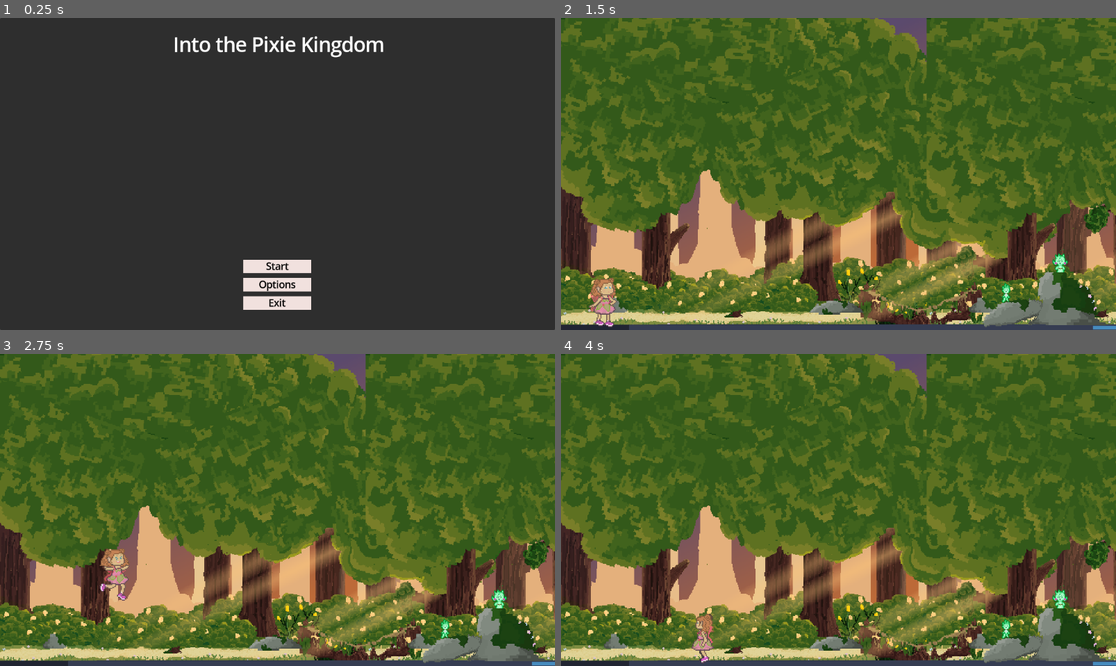
Above: before the commit, frames 1-4 (two rows, left to right).
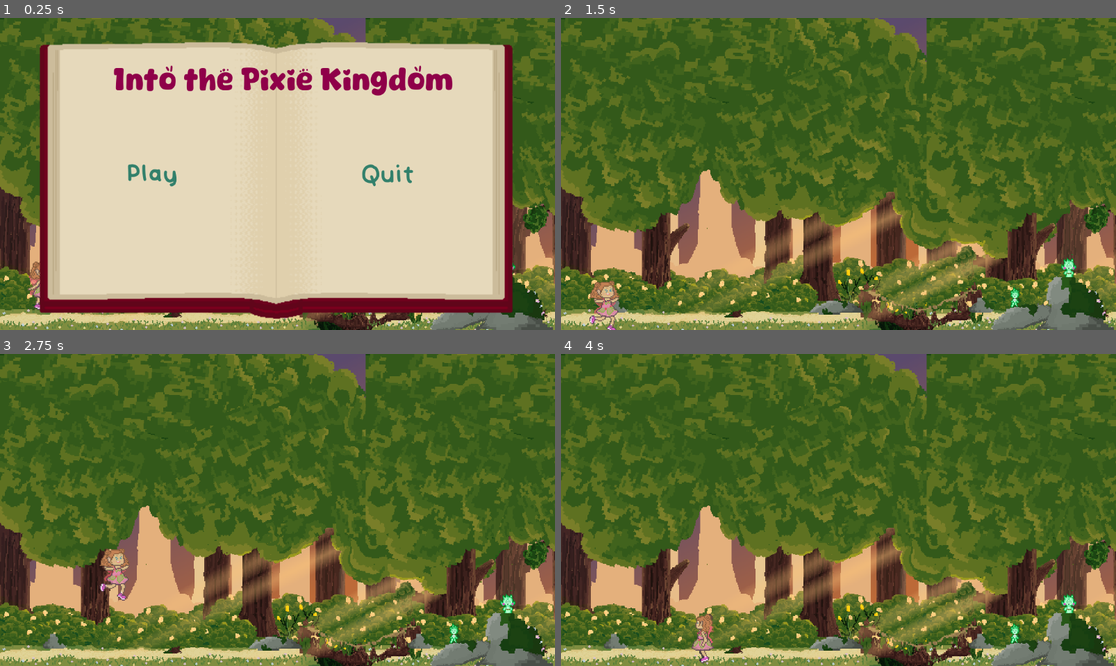
Above: after the commit, the same moments.

Repository: AlexReidNZ/Into-The-Pixie-Kingdom
Game: Godot game, scene res://Scenes/Levels/level_1.tscn
The game is run twice, just before and just after one commit, with the same random seed, the same clock (stepped at 60 frames per second) and the same inputs. Before the commit the project starts from res://Scenes/menu.tscn. The engine's default icon, where the game draws it, is replaced by a stand-in: a white triangle on a blue panel in a dark square.
Inputs (mouse positions are in pixels of both pictures, inside the frame that each line leads up to):
- Up to frame 1 (0.25 s): no input
- Up to frame 2 (1.5 s): click (838, 267) at 0.5 s, where only the run before the commit has a clickable "Start"; click (710, 177) at 1.25 s, where only the run after the commit has a clickable "Play"
- Up to frame 3 (2.75 s): tap Enter (ui_accept) at 2 s; move the mouse to (399, 494) at 2.02 s; hold Right (move_right) from 2.03 s (still down); hold Shift (run) from 2.03 s (still down); tap Space (jump) at 2.27 s
- Up to frame 4 (4 s): move the mouse to (727, 525) at 2.77 s; release Shift (run) at 2.78 s; click (727, 525) at 2.85 s; tap Space (jump) at 3.02 s; tap Shift (run) at 3.05 s; move the mouse to (894, 441) at 3.52 s; release Right (move_right) at 3.53 s; hold Left (move_left) from 3.53 s (still down); hold Shift (run) from 3.53 s (still down); tap R (rotate puzzle piece) at 3.6 s

The runs differ from the first frame. In frame 1, 99% of the frame differs, in the area x 0-100%, y 0-100%; in frame 2, 4.1%; in frame 3, 3.6%; in frame 4, 3.6%.

Commit message:
chore: menu changes

Diff:
--- a/Scenes/Levels/level_1.tscn
+++ b/Scenes/Levels/level_1.tscn
@@ -27,6 +27,7 @@
 [ext_resource type="PackedScene" uid="uid://cdsd4l7hvxuqn" path="res://Scenes/npc_body.tscn" id="23_yprgw"]
 [ext_resource type="Texture2D" uid="uid://c4crobg2ixorf" path="res://Sprites/Lamina.png" id="24_x36lw"]
 [ext_resource type="Texture2D" uid="uid://ctu5riag25ib1" path="res://Sprites/Hedera.png" id="25_jp23x"]
+[ext_resource type="Texture2D" uid="uid://cj8wdh32fpyst" path="res://Sprites/Ivy Path/ParallaxBG/bottom grass.png" id="26_n3kmw"]
 [ext_resource type="PackedScene" uid="uid://cjh0ek7l4pjl8" path="res://Scenes/Puzzle/puzzle_indicator.tscn" id="28_m5tlm"]
 [ext_resource type="Texture2D" uid="uid://bcedy17mltjap" path="res://Sprites/Puzzle/worldSprites/Begining puzzle.png" id="28_q2xun"]
 [ext_resource type="Texture2D" uid="uid://cfogq20d8e7kt" path="res://Sprites/Puzzle/worldSprites/Broken Bridge.png" id="29_y6ysw"]
@@ -91,7 +92,6 @@
 centered = false
 
 [node name="BottomGrass" type="Sprite2D" parent="ParallaxBackground/Layer0"]
-position = Vector2(0, -2)
 scale = Vector2(1.71, 1.71)
 texture = ExtResource("6_t3esx")
 centered = false
@@ -172,11 +172,11 @@
 animate_look_around_chance = 0.15
 
 [node name="Lamina" parent="." instance=ExtResource("23_yprgw")]
-position = Vector2(462, -41)
+position = Vector2(471, -36)
 sprite = ExtResource("24_x36lw")
 
 [node name="Hedera" parent="." instance=ExtResource("23_yprgw")]
-position = Vector2(518, -72)
+position = Vector2(527, -67)
 sprite = ExtResource("25_jp23x")
 
 [node name="Ground" type="StaticBody2D" parent="."]
@@ -186,10 +186,11 @@
 position = Vector2(0, 1)
 shape = SubResource("WorldBoundaryShape2D_mr6wc")
 
-[node name="Icon2" type="Sprite2D" parent="Ground"]
-scale = Vector2(30.105, 0.055)
-texture = ExtResource("4_srh1p")
-centered = false
+[node name="GroundSprite" type="Sprite2D" parent="Ground"]
+visible = false
+position = Vector2(501, -166)
+scale = Vector2(1, 0.916887)
+texture = ExtResource("26_n3kmw")
 
 [node name="Boundary" type="StaticBody2D" parent="."]
 
@@ -197,13 +198,13 @@
 shape = SubResource("WorldBoundaryShape2D_w4v88")
 
 [node name="Rock" parent="." instance=ExtResource("22_q8kxe")]
-position = Vector2(501, -33)
+position = Vector2(510, -28)
 
 [node name="Platforms" type="Node2D" parent="."]
 position = Vector2(22, -116)
 
 [node name="Platform" type="StaticBody2D" parent="Platforms"]
-position = Vector2(992, 57)
+position = Vector2(1000, 61)
 
 [node name="Icon" type="Sprite2D" parent="Platforms/Platform"]
 scale = Vector2(0.515625, 0.046875)
@@ -244,35 +245,35 @@
 [node name="Sprites" type="Node2D" parent="PuzzleObjects"]
 
 [node name="BeginingPuzzle" type="Sprite2D" parent="PuzzleObjects/Sprites"]
-position = Vector2(-388.5, 34)
+position = Vector2(-388.5, 40)
 texture = ExtResource("28_q2xun")
 
 [node name="BrokenBridge" type="Sprite2D" parent="PuzzleObjects/Sprites"]
-position = Vector2(575, 16)
+position = Vector2(574, 21)
 texture = ExtResource("29_y6ysw")
 
 [node name="BrokenTree" type="Sprite2D" parent="PuzzleObjects/Sprites"]
-position = Vector2(133, -36)
+position = Vector2(133, -32.5)
 texture = ExtResource("30_577wq")
 
 [node name="Indicators" type="Node2D" parent="PuzzleObjects"]
 
 [node name="PuzzleIndicator" parent="PuzzleObjects/Indicators" node_paths=PackedStringArray("sprite_object") instance=ExtResource("28_m5tlm")]
-position = Vector2(-388.5, -6)
+position = Vector2(-388.5, 0)
 puzzle_scene = ExtResource("32_58wvc")
 puzzle_group = "Puzzle1Colliders"
 fixed_sprite = ExtResource("28_q2xun")
 sprite_object = NodePath("../../Sprites/BeginingPuzzle")
 
 [node name="PuzzleIndicator2" parent="PuzzleObjects/Indicators" node_paths=PackedStringArray("sprite_object") instance=ExtResource("28_m5tlm")]
-position = Vector2(572, -31)
+position = Vector2(571, -26)
 puzzle_scene = ExtResource("33_rqe47")
 puzzle_group = "Puzzle2Colliders"
 fixed_sprite = ExtResource("34_ynee1")
 sprite_object = NodePath("../../Sprites/BrokenBridge")
 
 [node name="PuzzleIndicator3" parent="PuzzleObjects/Indicators" node_paths=PackedStringArray("sprite_object") instance=ExtResource("28_m5tlm")]
-position = Vector2(89, -92)
+position = Vector2(89, -88.5)
 puzzle_scene = ExtResource("35_50h6p")
 puzzle_group = "Puzzle3Colliders"
 fixed_sprite = ExtResource("36_tnrut")
--- a/Scenes/pause_menu.tscn
+++ b/Scenes/pause_menu.tscn
@@ -1,7 +1,9 @@
-[gd_scene load_steps=3 format=3 uid="uid://b6srab5ljjrdi"]
+[gd_scene load_steps=5 format=3 uid="uid://b6srab5ljjrdi"]
 
 [ext_resource type="Texture2D" uid="uid://bk8ubmiv0u4cn" path="res://Sprites/book background.png" id="1_cdlkh"]
 [ext_resource type="Script" path="res://Scripts/pause_menu.gd" id="1_w2gt3"]
+[ext_resource type="FontFile" uid="uid://o1a72htj8co0" path="res://Fonts/test fonts/Darling Coffee.ttf" id="3_j5y5q"]
+[ext_resource type="FontFile" uid="uid://bldy0gwiyc0yt" path="res://Fonts/test fonts/Vividly-Regular.ttf" id="4_6l4d8"]
 
 [node name="PauseMenu" type="Control"]
 process_mode = 3
@@ -25,13 +27,14 @@
 
 [node name="Label" type="Label" parent="TextureRect"]
 layout_mode = 0
-offset_left = 450.0
-offset_top = 84.0
-offset_right = 696.0
-offset_bottom = 180.0
+offset_left = 235.0
+offset_top = 99.0
+offset_right = 1058.0
+offset_bottom = 197.0
 theme_override_colors/font_color = Color(0.561513, 0.00267256, 0.285645, 1)
-theme_override_font_sizes/font_size = 70
-text = "Paused"
+theme_override_fonts/font = ExtResource("3_j5y5q")
+theme_override_font_sizes/font_size = 60
+text = "Into the Pixie Kingdom"
 
 [node name="Resume" type="Button" parent="."]
 layout_mode = 0
@@ -40,8 +43,9 @@
 offset_right = 406.0
 offset_bottom = 365.0
 theme_override_colors/font_color = Color(0.195007, 0.501681, 0.418972, 1)
-theme_override_font_sizes/font_size = 45
-text = "Resume"
+theme_override_fonts/font = ExtResource("4_6l4d8")
+theme_override_font_sizes/font_size = 70
+text = "Play"
 flat = true
 
 [node name="Quit" type="Button" parent="."]
@@ -51,7 +55,8 @@
 offset_right = 903.0
 offset_bottom = 367.0
 theme_override_colors/font_color = Color(0.196078, 0.501961, 0.419608, 1)
-theme_override_font_sizes/font_size = 45
+theme_override_fonts/font = ExtResource("4_6l4d8")
+theme_override_font_sizes/font_size = 70
 text = "Quit"
 flat = true
 
--- a/Scripts/pause_menu.gd
+++ b/Scripts/pause_menu.gd
@@ -1,7 +1,7 @@
 extends Control
 
 func _ready():
-	hide()
+	pause()
 
 func resume():
 	get_tree().paused = false
--- a/project.godot
+++ b/project.godot
@@ -11,7 +11,7 @@
 [application]
 
 config/name="IntothePixieKingdom"
-run/main_scene="res://Scenes/menu.tscn"
+run/main_scene="res://Scenes/Levels/level_1.tscn"
 config/features=PackedStringArray("4.3", "Forward Plus")
 config/icon="res://Sprites/icon.svg"
 
Not shown: 1 places in Scenes/Levels/level_1.tscn that only renumber resources
